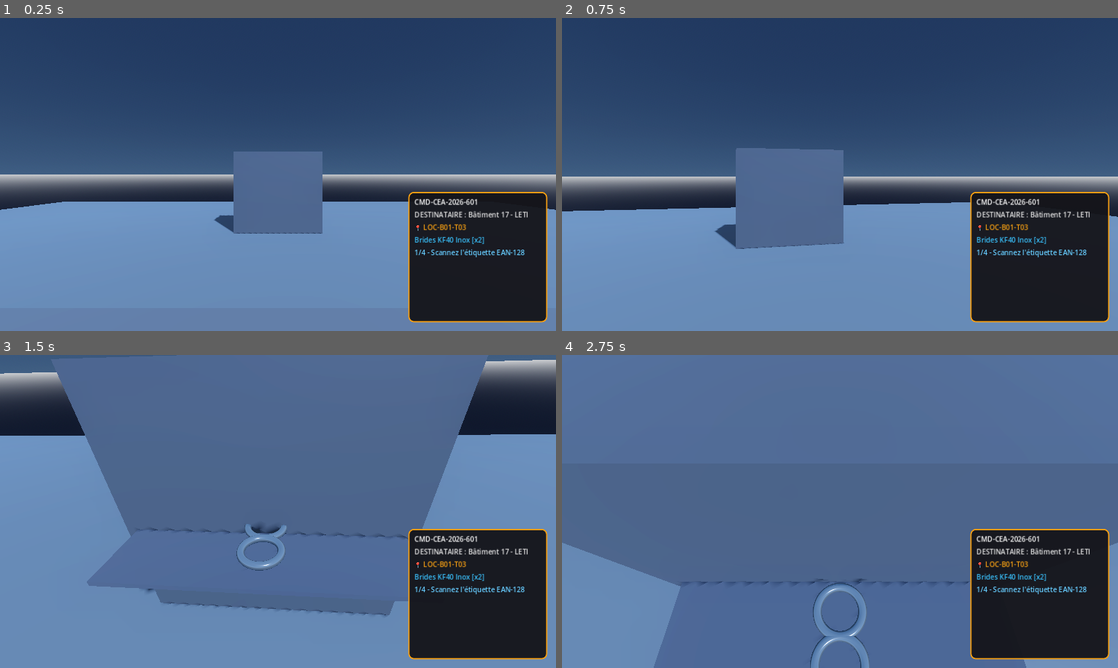
Above: before the commit, frames 1-4 (two rows, left to right).
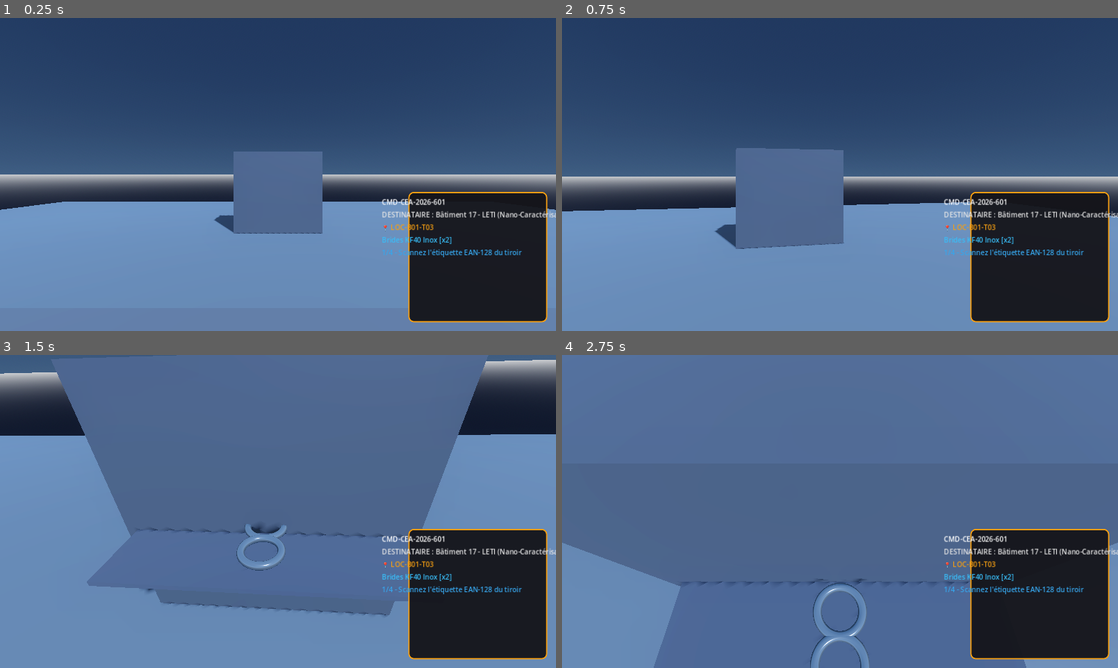
Above: after the commit, the same moments.

Repository: Masterjeremysu/Jeux-Scan-25-ans-Logistics
Game: Godot game, scene res://scenes/MainWarehouse.tscn
The game is run twice, just before and just after one commit, with the same random seed, the same clock (stepped at 60 frames per second) and the same inputs.
Inputs (mouse positions are in pixels of both pictures, inside the frame that each line leads up to):
- Up to frame 1 (0.25 s): no input
- Up to frame 2 (0.75 s): tap Enter at 0.5 s; move the mouse to (867, 174) at 0.52 s; hold Z (move_forward) from 0.53 s (still down); hold Space (laser_scan) from 0.53 s (still down)
- Up to frame 3 (1.5 s): keep holding Z (move_forward); move the mouse to (250, 511) at 1.27 s; release Space (laser_scan) at 1.28 s; tap Space (laser_scan) at 1.35 s
- Up to frame 4 (2.75 s): move the mouse to (895, 442) at 2.02 s; release Z (move_forward) at 2.03 s; hold D (move_right) from 2.03 s (still down); hold Space (laser_scan) from 2.03 s (still down)

The runs differ from the first frame. In frame 1, 1.3% of the frame differs, in the area x 68-100%, y 57-77%; in frame 2, 1.3%; in frame 3, 1.3%; in frame 4, 1.3%.
Error before the commit: Invalid assignment of property or key 'text' with value of type 'String' on a base object of type 'Nil'. (res://scripts/ZebraPDA.gd:12)

Commit message:
Fix synchronisation ready pour ZebraPDA et WarehouseManager

Diff:
--- a/scripts/WarehouseManager.gd
+++ b/scripts/WarehouseManager.gd
@@ -29,6 +29,7 @@
 
 func _ready() -> void:
 	add_to_group("warehouse_manager")
+	await get_tree().process_frame
 	start_mission(0)
 
 func start_mission(idx: int) -> void:
--- a/scripts/ZebraPDA.gd
+++ b/scripts/ZebraPDA.gd
@@ -2,19 +2,25 @@
 
 class_name ZebraPDA
 
-@onready var lbl_cmd: Label = $VBox/Header/CmdLabel
-@onready var lbl_dest: Label = $VBox/DestLabel
-@onready var lbl_loc: Label = $VBox/LocLabel
-@onready var lbl_status: Label = $VBox/StatusLabel
-@onready var lbl_qte: Label = $VBox/QteLabel
+func update_mission(cmd_id: String, dest: String, loc: String, ref_name: String, qte_req: int) -> void:
+	if not is_inside_tree() or not is_node_ready():
+		await ready
 
-func update_mission(cmd_id: String, dest: String, loc: String, ref_name: String, qte_req: int) -> void:
-	lbl_cmd.text = cmd_id
-	lbl_dest.text = "DESTINATAIRE : " + dest
-	lbl_loc.text = "📍 " + loc
-	lbl_qte.text = ref_name + " [x" + str(qte_req) + "]"
+	var lbl_cmd = get_node_or_null("VBox/Header/CmdLabel") as Label
+	var lbl_dest = get_node_or_null("VBox/DestLabel") as Label
+	var lbl_loc = get_node_or_null("VBox/LocLabel") as Label
+	var lbl_qte = get_node_or_null("VBox/QteLabel") as Label
+
+	if lbl_cmd: lbl_cmd.text = cmd_id
+	if lbl_dest: lbl_dest.text = "DESTINATAIRE : " + dest
+	if lbl_loc: lbl_loc.text = "📍 " + loc
+	if lbl_qte: lbl_qte.text = ref_name + " [x" + str(qte_req) + "]"
 	set_step_status("1/4 - Scannez l'étiquette EAN-128 du tiroir", Color.SKY_BLUE)
 
 func set_step_status(text: String, col: Color) -> void:
-	lbl_status.text = text
-	lbl_status.modulate = col
+	if not is_inside_tree() or not is_node_ready():
+		await ready
+	var lbl_status = get_node_or_null("VBox/StatusLabel") as Label
+	if lbl_status:
+		lbl_status.text = text
+		lbl_status.modulate = col
